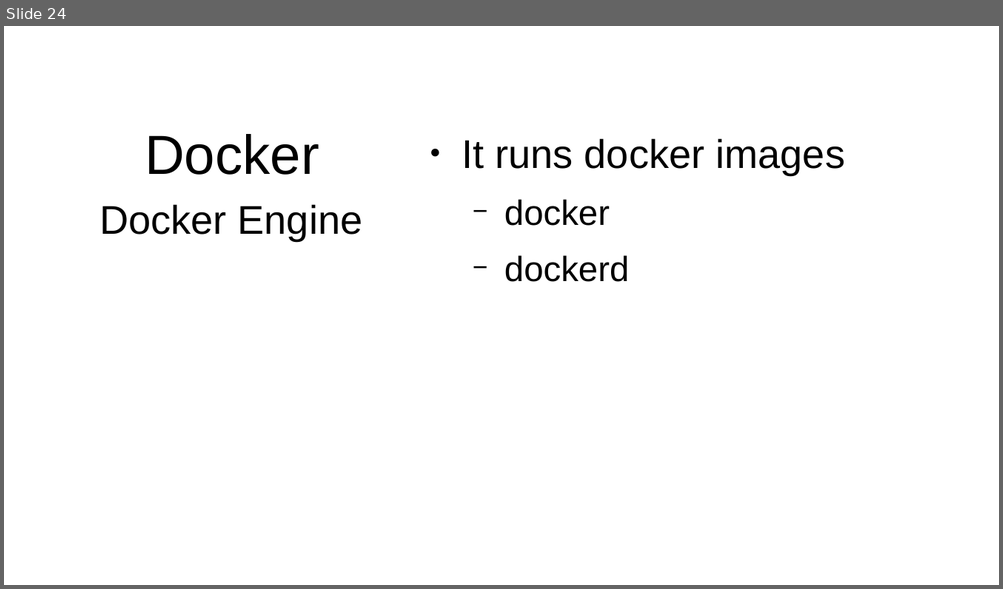
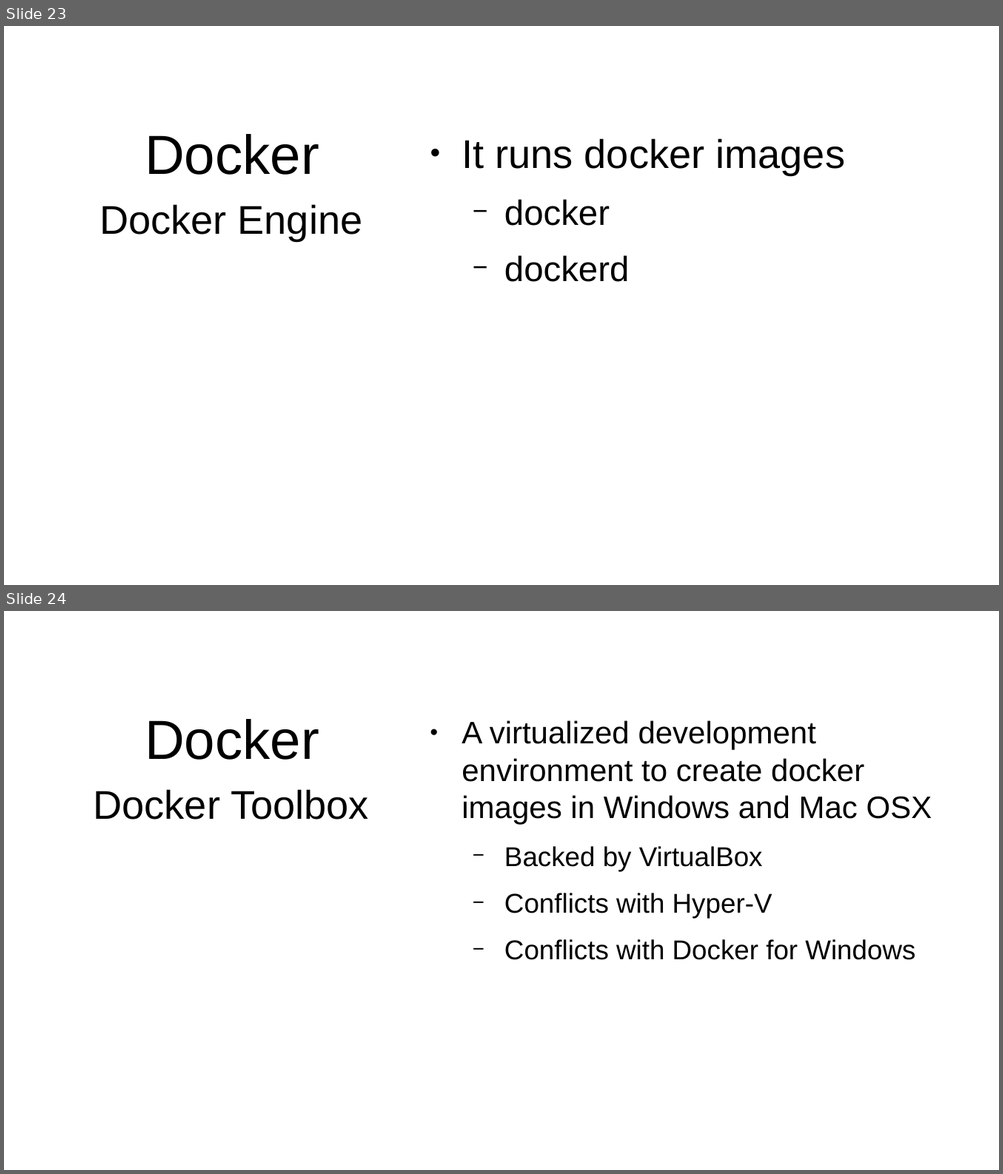
Before and after one commit to JasonvanBrackel/ContainYourEnthusiasm, a slide deck: Contain Your Enthusiasm 2018.2.odp. Shown one above the other, each under a label of ours: slide 24 before the commit, slides 23 and 24 after it. The pictures are 1003x589 and 1003x1174 pixels, drawn with LibreOffice and Linux fonts; fonts in the diff are those of the drawing; background and template pictures are left out. Boxes give left, top, right and bottom in pixels: in the first picture for what was removed or moved away, otherwise in the second. Text is boxed around its words. In the diff, an @@ line names an element or a change of style, - is before the commit and + after.

Commit message:
(WIP) finished first pass Docker information

```diff
--- a/Contain Your Enthusiasm 2018.2.odp
+++ b/Contain Your Enthusiasm 2018.2.odp
@@ slide 24 added at (4, 611, 999, 1170), background #FFFFFF @@
@@ title added at (145, 719, 319, 760), 44 pt, text #000000 @@
+Docker
@@ text added at (461, 721, 932, 960), 24.8 pt, text #000000 @@
+● A virtualized development environment to create docker images in Windows and Mac OSX
+  − Backed by VirtualBox
+  − Conflicts with Hyper-V
+  − Conflicts with Docker for Windows
@@ text added at (94, 789, 369, 820), 32 pt, text #000000 @@
+Docker Toolbox
@@ what was slide 24 is now slide 23 @@
```
Also in this commit, not shown: 2 slides changed, 55 other slides added, 1 slide removed.
